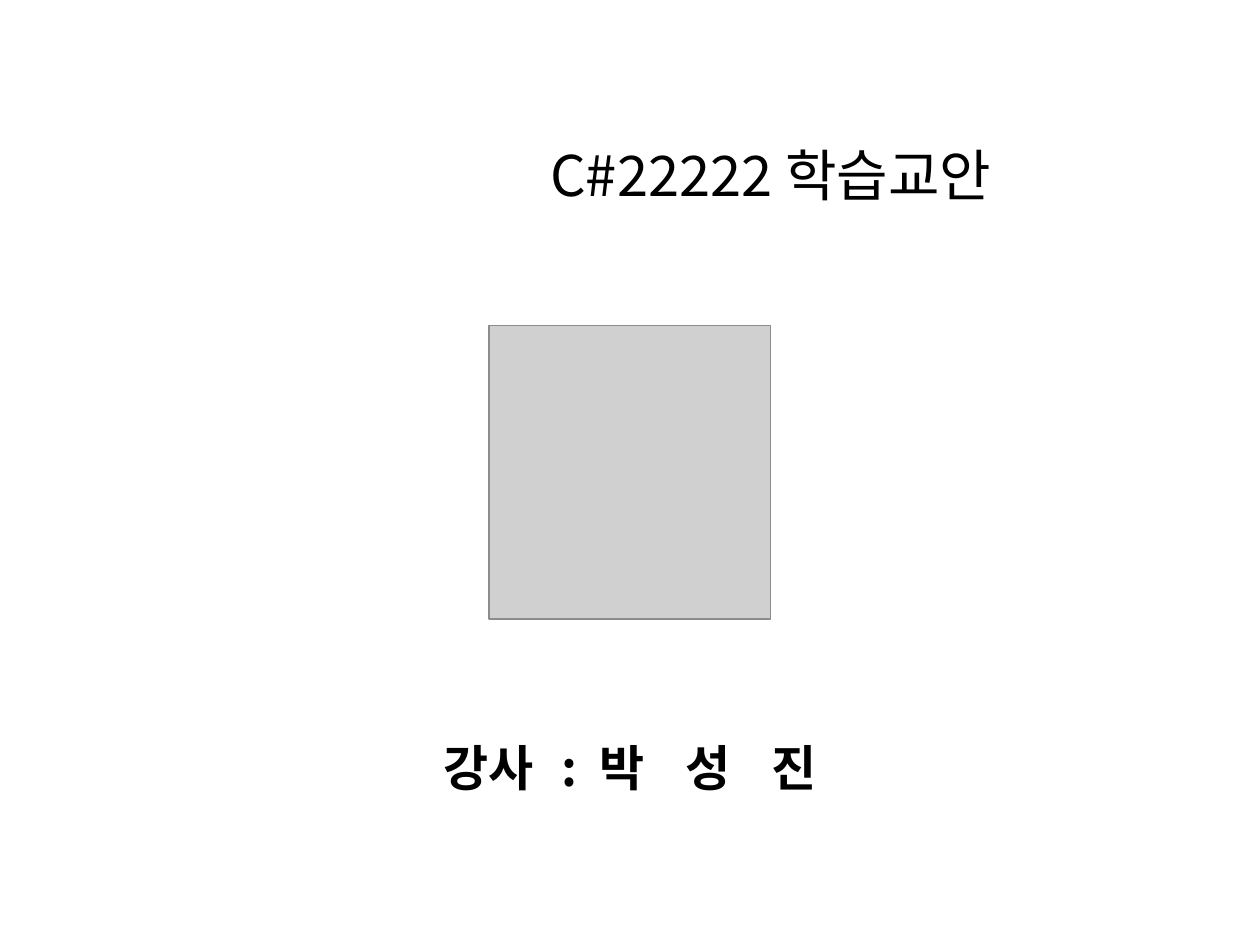
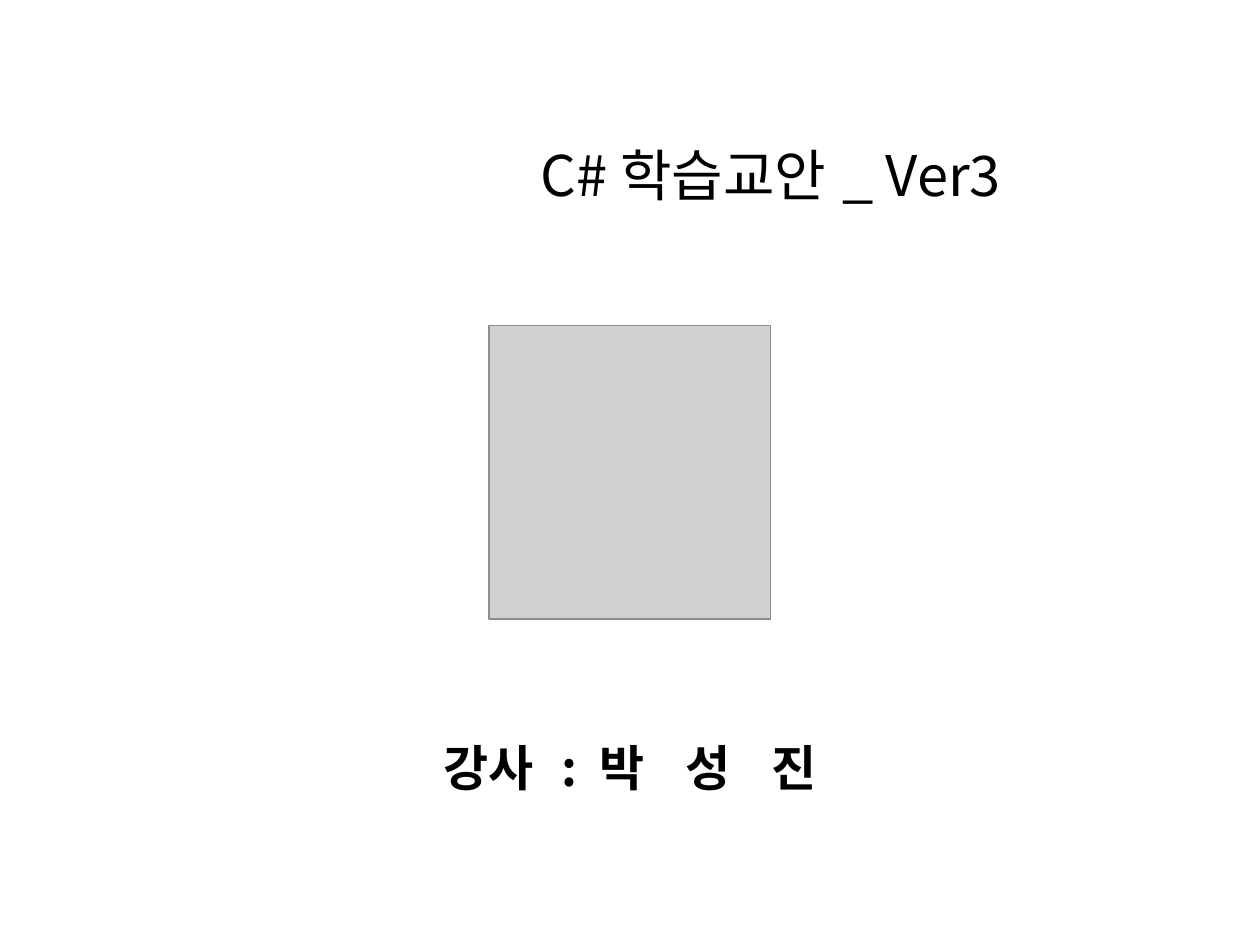
Before and after one commit to skymorning/myProject1_Java, a slide deck: slide 1 of C#학습교안.pptx. Drawn at 1260x945 pixels with LibreOffice and Linux fonts; fonts in the diff are those of the drawing; grey boxes stand for pictures. Boxes give left, top, right and bottom in pixels: in the first picture for what was removed or moved away, otherwise in the second. Text is boxed around its words. In the diff, an @@ line names an element or a change of style, - is before the commit and + after.

```diff
--- a/C#학습교안.pptx
+++ b/C#학습교안.pptx
@@ text at (541,149,1001,201): text changed @@
-C#22222 학습교안
+C# 학습교안 _ Ver3
```
